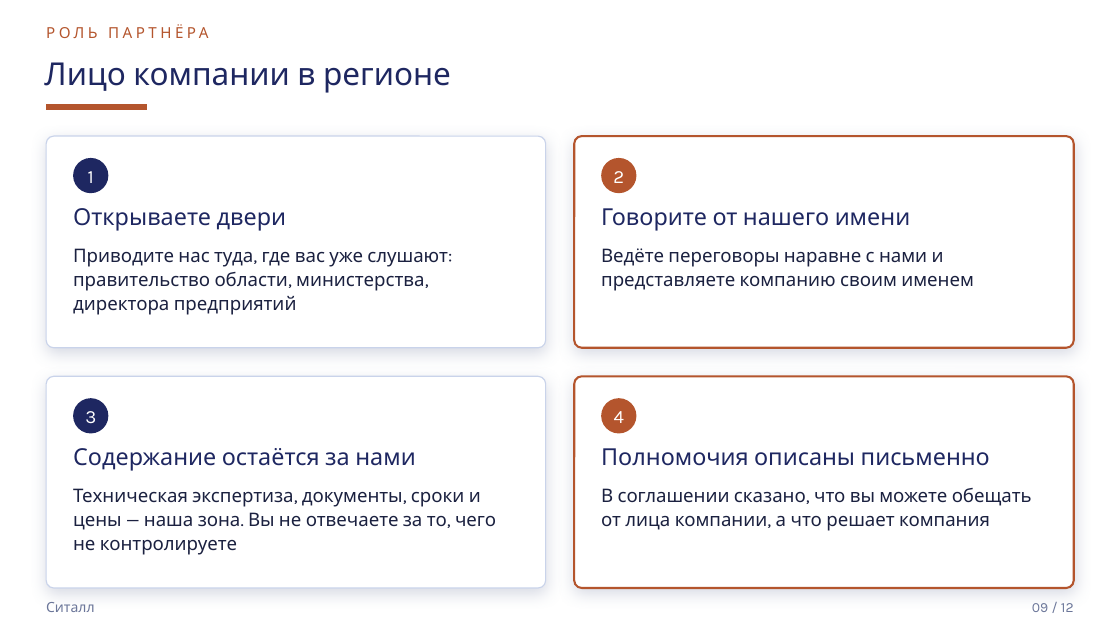
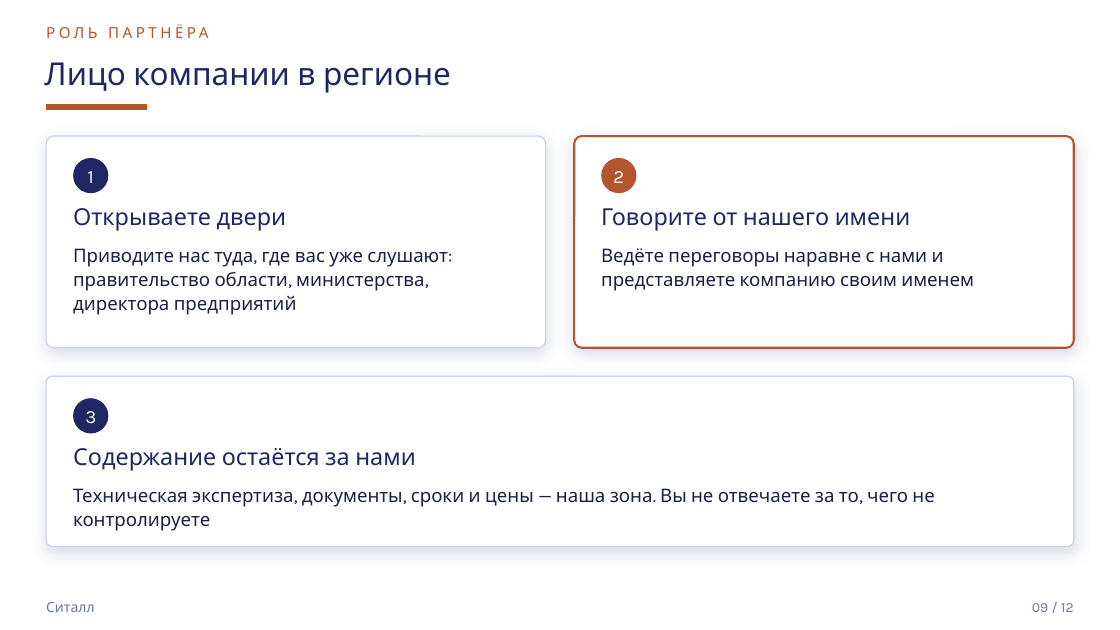
Before and after one commit to mrflxxxme/techmost-scout, a slide deck: slide 9 of marketing/partners/sitall-deck-partner.pptx. Drawn at 1120x630 pixels with LibreOffice and Linux fonts; fonts in the diff are those of the drawing. Boxes give left, top, right and bottom in pixels: in the first picture for what was removed or moved away, otherwise in the second. Text is boxed around its words. In the diff, an @@ line names an element or a change of style, - is before the commit and + after.

```diff
--- a/marketing/partners/sitall-deck-partner.pptx
+++ b/marketing/partners/sitall-deck-partner.pptx
@@ rounded rectangle: place and size @@
-rounded rectangle at box(46, 376, 546, 588)
+rounded rectangle at box(46, 376, 1074, 547)
@@ rounded rectangle removed at box(575, 376, 1075, 588) @@
@@ ellipse removed at box(602, 398, 637, 434) @@
@@ text removed at box(614, 411, 624, 423) @@
-4
@@ text removed at box(601, 448, 990, 466) @@
-Полномочия описаны письменно
@@ text "Техническая экспертиза, документы, сроки и ..." rewrapped from box(73, 488, 496, 555) to box(73, 488, 934, 531) @@
@@ text removed at box(601, 488, 1032, 531) @@
-В соглашении сказано, что вы можете обещать от лица компании, а что решает компания
```
Also in this commit, not shown: 7 other slides changed, 1 slide removed, 3 other files.
